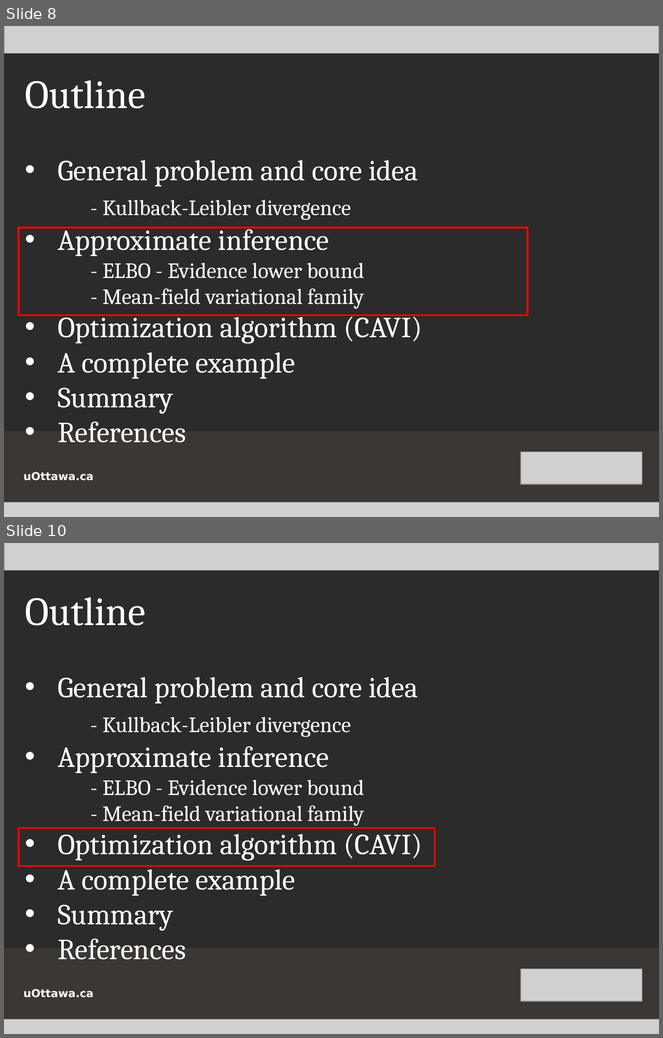
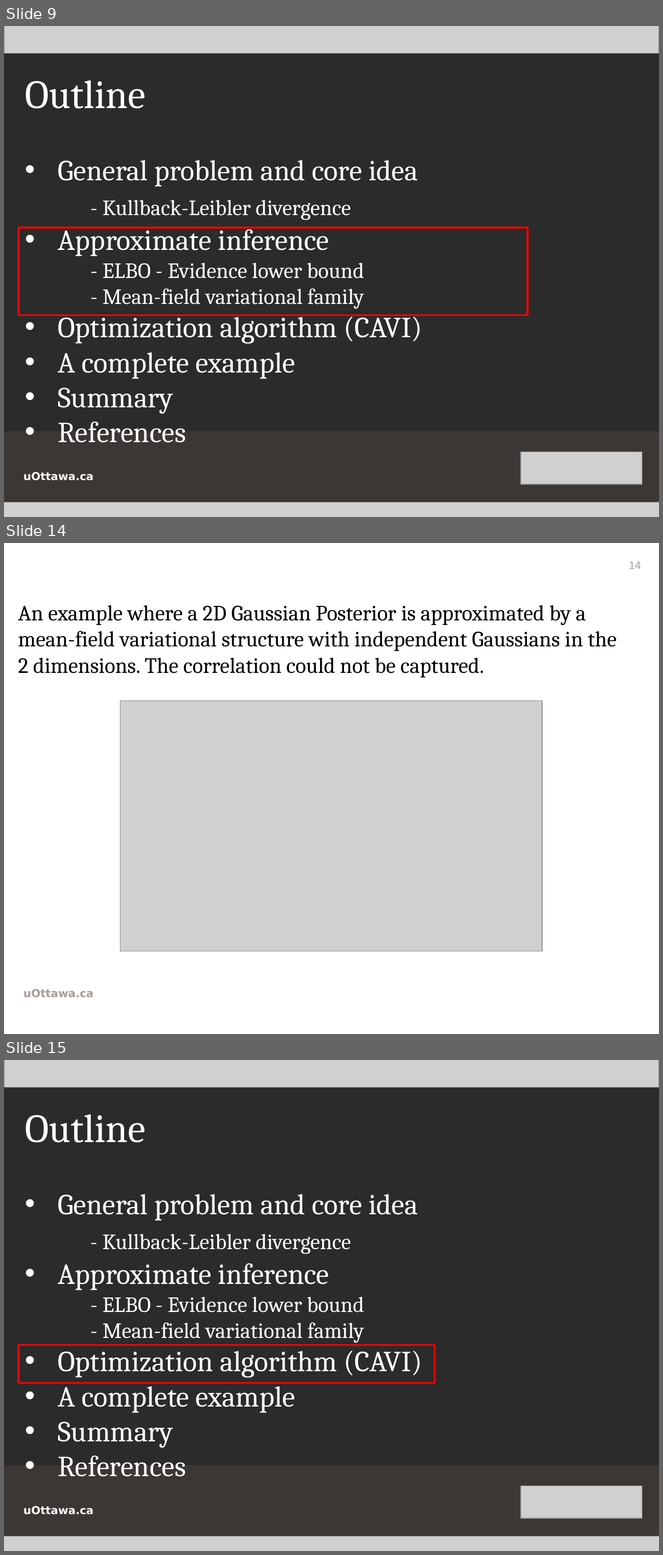
Before and after one commit to wwwmonsterlam/GraphicModelClassifierProject, a slide deck: presentationi.pptx. Shown one above the other, each under a label of ours: slides 8 and 10 before the commit, slides 9, 14 and 15 after it; the slides between them are not shown. The pictures are 663x1038 and 663x1555 pixels, drawn with LibreOffice and Linux fonts; fonts in the diff are those of the drawing; grey boxes stand for pictures; background and template pictures are left out; a plain dark background stands for a picture behind light text. Boxes give left, top, right and bottom in pixels: in the first picture for what was removed or moved away, otherwise in the second. Text is boxed around its words. In the diff, an @@ line names an element or a change of style, - is before the commit and + after.

```diff
--- a/presentationi.pptx
+++ b/presentationi.pptx
@@ slide 14 added at [4,543,659,1034], background picture (left out) @@
@@ page number added at [629,561,641,569], 12 pt, text #A69C95 @@
+14
@@ text added at [18,605,617,678], 24 pt, text #000000 @@
+An example where a 2D Gaussian Posterior is approximated by a mean-field variational structure with independent Gaussians in the 2 dimensions. The correlation could not be captured.
@@ picture added at [120,701,543,951] @@
@@ text added at [23,989,93,997], 12 pt, text #A69C95, bold @@
+uOttawa.ca
@@ what was slide 8 is now slide 9 @@
@@ what was slide 10 is now slide 15 @@
```
Also in this commit, not shown: 3 slides changed, 7 other slides added.
